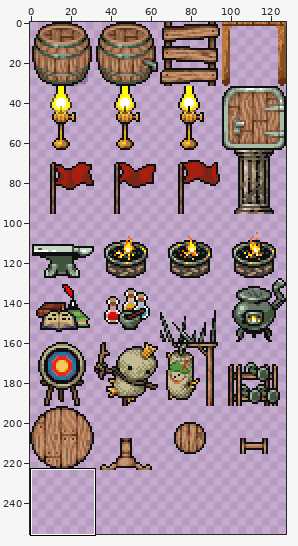
Sprite sheet, stored at DwarfCorp/DwarfCorpContent/Entities/Furniture/interior_furniture.png. Above, an overview of the earlier version with the close-up marked.
Close-up. Old version:
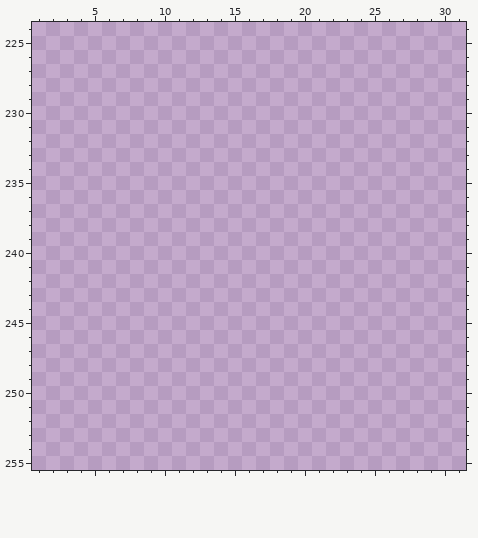
The file is 128x256 pixels. Pixels under 10% opacity are left out. Colours within 5 levels of each other are drawn and written as one. Shown: x 1..31, y 224..255.
After:
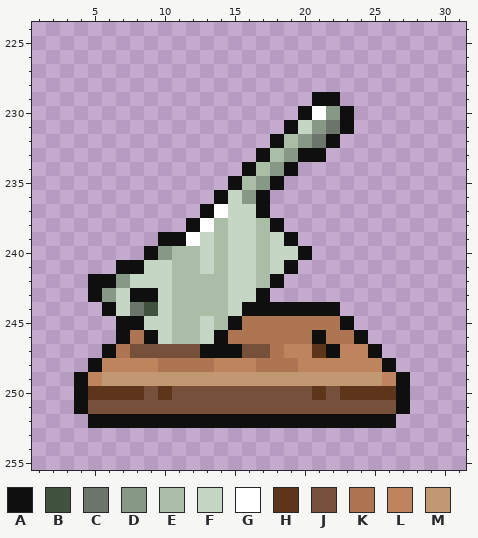
Palette (. is transparent): A #0f0f0f  B #41523e  C #6c756b  D #889886  E #a9bda7  F #c6d6c5  G #ffffff  H #5d351b  J #77503b  K #ae7552  L #be845d  M #c19872
From the commit log: added chopping board
The exact change:
Changed rows in their new state; - is an unchanged pixel.
first column x 4:
229 -----------------AA-----
230 ----------------AGDA----
231 ---------------AFDCA----
232 --------------AEDCA-----
233 -------------AEDAA------
234 ------------AEDA--------
235 -----------AEDA---------
236 ----------AFDA----------
237 ---------AGFFA----------
238 --------AGEFFEA---------
239 ------AAGFEFFEFA--------
240 -----ADEEFEFFEFFA-------
241 ---AAFFEEFEFFEFA--------
242 -AADFFFEEEEFFEA---------
243 -ADFAAFEEEEFFA----------
244 --AFCBFEEEEFAAAAAAA-----
245 ---AAFFEEFEAKKKKKKKA----
246 ---AKAFEEFAKKKKKKAKKA---
247 --AKJJJJJAAAJJKLLHALLA--
248 -ALLLLKKKKLLLKKKLLLLLLA-
249 ALMMMMMMMMMMMMMMMMMMMMLA
250 AHHHHJHJJJJJJJJJJHJHHHHA
251 AJJJJJJJJJJJJJJJJJJJJJJA
252 -AAAAAAAAAAAAAAAAAAAAAA-
